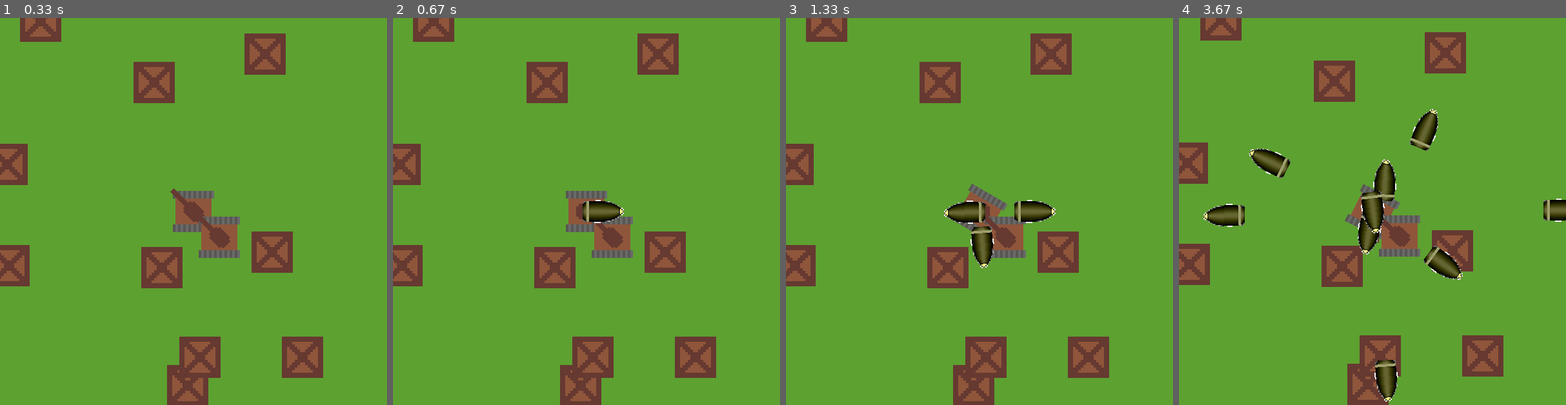
Above: before the commit, frames 1-4 (left to right).
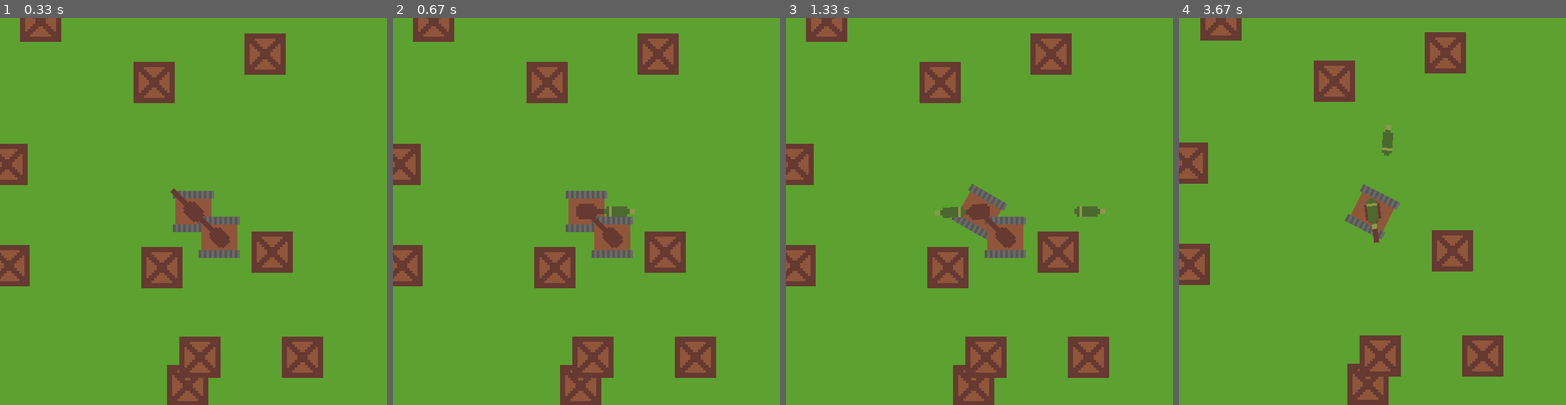
Above: after the commit, the same moments.

Repository: f1rsov08/PyGameProject
Game: pygame game, started from main.py
Same seed, same stepped clock (60 frames per second), same inputs: the game is played once before the commit and once after it.
Inputs (mouse positions are in pixels of both pictures, inside the frame that each line leads up to):
- Up to frame 1 (0.33 s): no input
- Up to frame 2 (0.67 s): click (586, 211) at 0.38 s
- Up to frame 3 (1.33 s): click (979, 234) at 0.72 s; hold D from 1 s (still down); click (886, 215) at 1.08 s
- Up to frame 4 (3.67 s): release D at 1.47 s; hold W 1.5-1.8 s; click (1252, 153) at 1.58 s; hold D 1.83-2.3 s; click (1430, 76) at 1.92 s; hold A 2.33-2.87 s; click (1418, 246) at 2.42 s; hold S 2.9-3.2 s; click (1380, 79) at 2.98 s; click (1353, 312) at 3.28 s; hold A from 3.57 s (still down); click (1376, 250) at 3.65 s

Frame 1 is identical in both runs. In frame 2, 0.5% of the frame differs, in the area x 49-63%, y 47-53%; in frame 3, 1.7%; in frame 4, 6.4%, in the area x 6-100%, y 23-100%.

Commit message:
Изменена текстура снаряда и добавлена коллизия

Diff:
--- a/main.py
+++ b/main.py
@@ -112,6 +112,11 @@
         # Загрузка изображений
         self.image_track = pygame.transform.scale(load_image("tank_track.png"), (128, 128))
         self.image_turret = pygame.transform.scale(load_image("tank_turret.png"), (128, 128))
+        self.rect = self.image_track.get_rect()
+        self.mask = pygame.mask.from_surface(self.image_track)
+        # Задаем координаты танка
+        self.rect.x = self.x
+        self.rect.y = self.y
         # Задаем направление башни танка
         self.turret_direction = direction
         # Скорость танка
@@ -125,6 +130,8 @@
         '''
         self.x += math.cos(math.radians(self.direction)) * self.speed * multiplier
         self.y += math.sin(math.radians(self.direction)) * self.speed * multiplier
+        self.rect.x = self.x
+        self.rect.y = self.y
 
     def turn(self, angle):
         '''
@@ -157,9 +164,13 @@
             target_x, target_y = x + camera.x - width // 2, y + camera.y - height // 2
         elif self.ai == 'enemy':
             # Если танком управляет враг, то функция возвращает координаты ближайшего игрока
-            target_x, target_y = \
+            players = \
                 sorted(filter(lambda sprite: type(sprite) is Tank and sprite.ai == 'player', all_sprites),
-                       key=lambda sprite: distance(self.x, self.y, sprite.x, sprite.y))[0].coords()
+                       key=lambda sprite: distance(self.x, self.y, sprite.x, sprite.y))
+            if players:
+                target_x, target_y = players[0].coords()
+            else:
+                target_x, target_y = 0, 0
         else:
             # Если кто-то другой, то 0, 0
             target_x, target_y = 0, 0
@@ -188,8 +199,7 @@
 
     def update(self):
         if self.health <= 0:
-            all_sprites.remove(self)
-            tanks.remove(self)
+            self.kill()
 
 
 class Box(Entity):
@@ -200,6 +210,10 @@
     def __init__(self, x, y, direction=0):
         super().__init__(x, y, direction, 25)
         self.box = pygame.transform.scale(load_image("box.png"), (128, 128))
+        self.rect = self.box.get_rect()
+        self.mask = pygame.mask.from_surface(self.box)
+        self.rect.x = self.x
+        self.rect.y = self.y
 
     def draw(self, screen, camera):
         '''
@@ -214,7 +228,7 @@
 
     def update(self):
         if self.health <= 0:
-            all_sprites.remove(self)
+            self.kill()
 
 
 class Bullet(Entity):
@@ -224,7 +238,11 @@
 
     def __init__(self, x, y, direction=0):
         super().__init__(x, y, direction, -1)
-        self.bullet = pygame.transform.scale(load_image("bullet.png", (255, 255, 255)), (64, 64))
+        self.bullet = pygame.transform.scale(load_image("bullet.png"), (128, 128))
+        self.rect = self.bullet.get_rect()
+        self.mask = pygame.mask.from_surface(self.bullet)
+        self.rect.x = self.x
+        self.rect.y = self.y
         self.distance = 0
 
     def draw(self, screen, camera):
@@ -235,31 +253,41 @@
         x = (camera.x - self.x) * -1
         y = (camera.y - self.y) * -1
         # Рисуем
-        blit_rotate(screen, self.bullet, (x + width // 2, y + height // 2), (32, 32),
+        blit_rotate(screen, self.bullet, (x + width // 2, y + height // 2), (64, 64),
                     self.direction * -1)
 
     def update(self):
         '''
-        Перемещение снаряда
-        '''
-        self.x += math.cos(math.radians(self.direction)) * 1.5
-        self.y += math.sin(math.radians(self.direction)) * 1.5
-        self.distance += 1.5
-        if self.distance > 300:
-            all_sprites.remove(self)
+        Перемещение снарядаa
+        '''
+        self.x += math.cos(math.radians(self.direction)) * 3
+        self.y += math.sin(math.radians(self.direction)) * 3
+        self.rect.x = self.x
+        self.rect.y = self.y
+        self.distance += 3
+        if self.distance > 600:
+            self.kill()
+        for i in all_sprites:
+            if pygame.sprite.collide_mask(self, i) and i != self and not (type(i) is Tank and i.ai == 'player'):
+                i.health -= 25
+                self.kill()
 
 
 if __name__ == '__main__':
     # Травяной цвет)
     screen.fill((93, 161, 48))
     # Создаем 10 коробок, чтобы видеть перемещения танка
-    for _ in range(10):
-        all_sprites.add(Box(random.randint(-300, 300), random.randint(-300, 300)))
+    for i in range(10):
+        box = Box(random.randint(-300, 300), random.randint(-300, 300))
+        all_sprites.add(box)
+        box.name = f'Коробка {i}'
 
     # Создаем танк игрока
     player = Tank(0, 0)
+    player.name = 'Игрок'
     # Создаем танк врага
     enemy_tank = Tank(40, 40, ai='enemy')
+    enemy_tank.name = 'Враг'
 
     # Создаем камеру
     camera = Camera(0, 0, player)
Binary file changed: data/bullet.png
